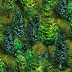
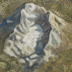
Revision of a layered (72, 72) image; what changed, layer by layer:
added layer "lone-m-5" above "lone-m-4" over [0, 1, 72, 72]
added layer "fond3" above "fond4" over [0, 12, 72, 72]
added layer "fond4" above "fond" over [46, 0, 72, 72]
added layer "fond" above "autumn1" over [0, 0, 72, 72]
hid "mixbis" over [0, 0, 72, 72]
hid "mixte3" over [0, 0, 72, 72]
hid "mixte2" over [0, 0, 72, 72]
hid "mixte1" over [0, 0, 72, 72]
hid "tree-dec-sum1" over [0, 0, 72, 72]
hid "prairie3" over [0, 0, 72, 72]
